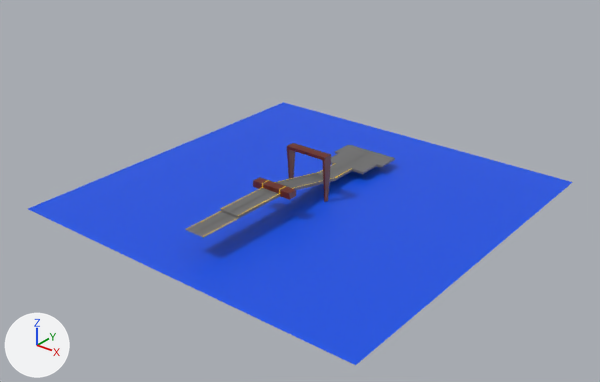
One commit to the FBX model Assets/Assets/Models/StageParts/Zone1/DemoAct.fbx: the scene before it, then after it.
The view is the same before and after, from a camera (50 mm lens) standing at (41.7, -41.1, 31.0) and looking at (-0.9, 12.2, -2.0). Every picture has the same lights, and +X, +Y and +Z are marked at lower left. Where no turn or scale is listed for an object, it has been applied to the vertices.

The first picture shows 'PathA', 'PathA.a', 'Water'.
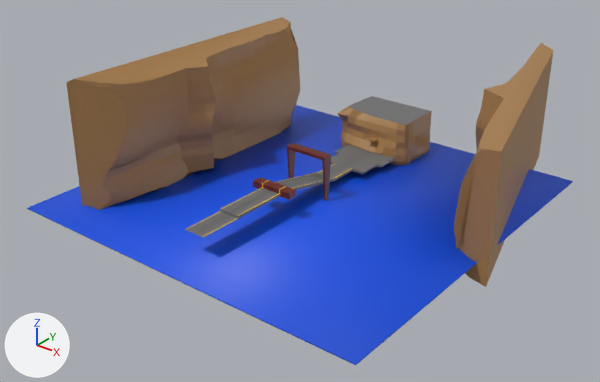
The edits, one by one:
Material 'Rock' (mat_rock) is new.
Its base color is (0.392, 0.206, 0.071) (brown #a87d4b).
Material 'Rock.001' (mat_rock_001) is new.
Its base color is (0.392, 0.206, 0.071) (brown #a87d4b).
me_plane_002 is used by ob_water; location (0.03, 12.34, -2.17); scale (-17.6, -17.6, -17.6).
Verts and faces of me_plane_002; kept vertices keep their numbers, new ones are numbered from 4.
Before the commit, vertices of me_plane_002: 0 (-1.0, -1.0, 0.0) at pixel (572, 182), 1 (1.0, -1.0, 0.0) at pixel (283, 102), 2 (-1.0, 1.0, 0.0) at pixel (355, 365), 3 (1.0, 1.0, 0.0) at pixel (27, 208).
me_plane_002 had 4 vertices, 1 face and spanned x -1.0..1.0, y -1.0..1.0, z 0.0.
me_plane_002 now has 8 vertices, 6 faces and spans x -1.0..1.0, y -1.0..1.0, z -0.01..0.0.
Part 1, on me_plane_002:
Faces deleted: (0, 1, 3, 2).
New vertices 4 to 7 stand at vertices 0 to 3, in that order, plus (0.0, 0.0, -0.01).
New faces: (0, 2, 3, 1), (4, 5, 7, 6), (0, 4, 6, 2), (1, 3, 7, 5), (2, 6, 7, 3), (0, 1, 5, 4).
me_plane_002 part 2: the surface is now shaded smooth.
Mesh me_cube_003 is new.
It has 293 vertices, 261 faces and spans x -1.0..3.7, y -14.0..13.9, z -6.8..6.3.
It uses material mat_rock (brown #a87d4b).
Mesh me_cube_004 is new.
It has 293 vertices, 261 faces and spans x -5.0..4.8, y -13.2..13.6, z -6.8..6.3.
It uses material mat_rock_001 (brown #a87d4b).
Mesh me_cube_001 is new.
It has 405 vertices, 389 faces and spans x -3.2..5.27, y -3.7..2.61, z -2.57..2.77.
Faces by material slot: [1, 388].
It uses material mat_road (grey #707070).
It uses material mat_rock (brown #a87d4b).
Object 'Cube' (ob_cube) is new; it shows me_cube_003.
Its location is (-13.16, 11.94, 3.52).
Object 'Cube.001' (ob_cube_001) is new; it shows me_cube_004.
Its location is (13.85, 23.98, 1.83).
Object 'PathA.b' (ob_patha_b) is new; it shows me_cube_001.
Its location is (-1.62, 25.73, -0.39).

What differs and where, as boxes (x1, y1, x2, y2) in the pictures (600 x 382 px):
'Water', reshaped
    before: (28, 102, 572, 365)
    after: (27, 105, 573, 365)
'Cube', added (brown)
    after: (66, 17, 300, 210)
'Cube.001', added (brown)
    after: (454, 43, 553, 287)
'PathA.b', added
    after: (337, 96, 432, 165)
    faces in mat_rock (brown #a87d4b): (337, 106, 432, 165)
    faces in mat_road (grey #707070): (349, 96, 431, 125)
part 1 of me_plane_002, built on
    before: (28, 102, 572, 365)
    after: (27, 105, 573, 365)
